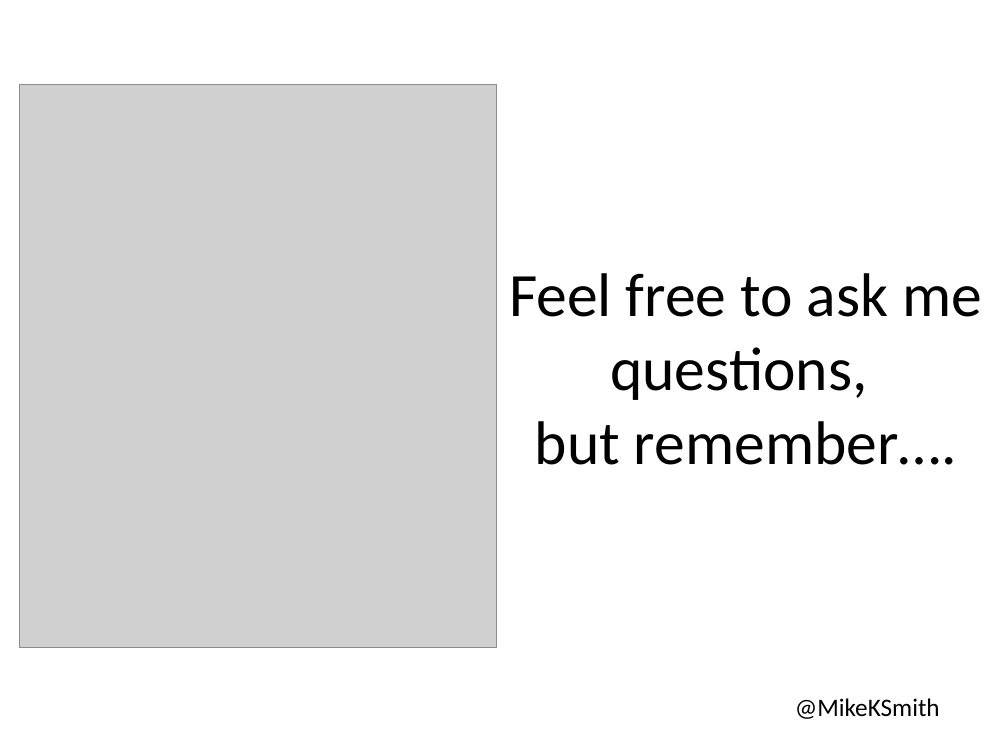
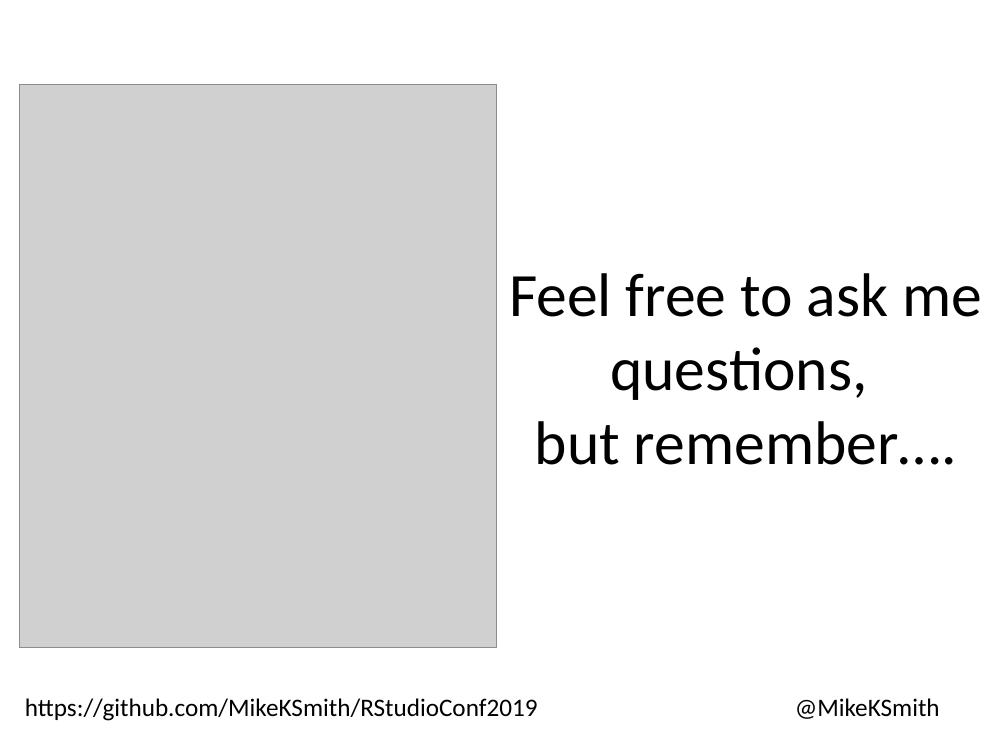
Before and after one commit to MikeKSmith/RStudioConf2019, a slide deck: slide 31 of The lazy and easily distracted report writer.pptx. Drawn at 1008x756 pixels with LibreOffice and Linux fonts; fonts in the diff are those of the drawing; grey boxes stand for pictures. Boxes give left, top, right and bottom in pixels: in the first picture for what was removed or moved away, otherwise in the second. Text is boxed around its words. In the diff, an @@ line names an element or a change of style, - is before the commit and + after.

Commit message:
Add GitHub repo to slidedeck

```diff
--- a/The lazy and easily distracted report writer.pptx
+++ b/The lazy and easily distracted report writer.pptx
@@ text added at [25, 698, 538, 721], 18 pt, text #000000 @@
+https://github.com/MikeKSmith/RStudioConf2019
```
